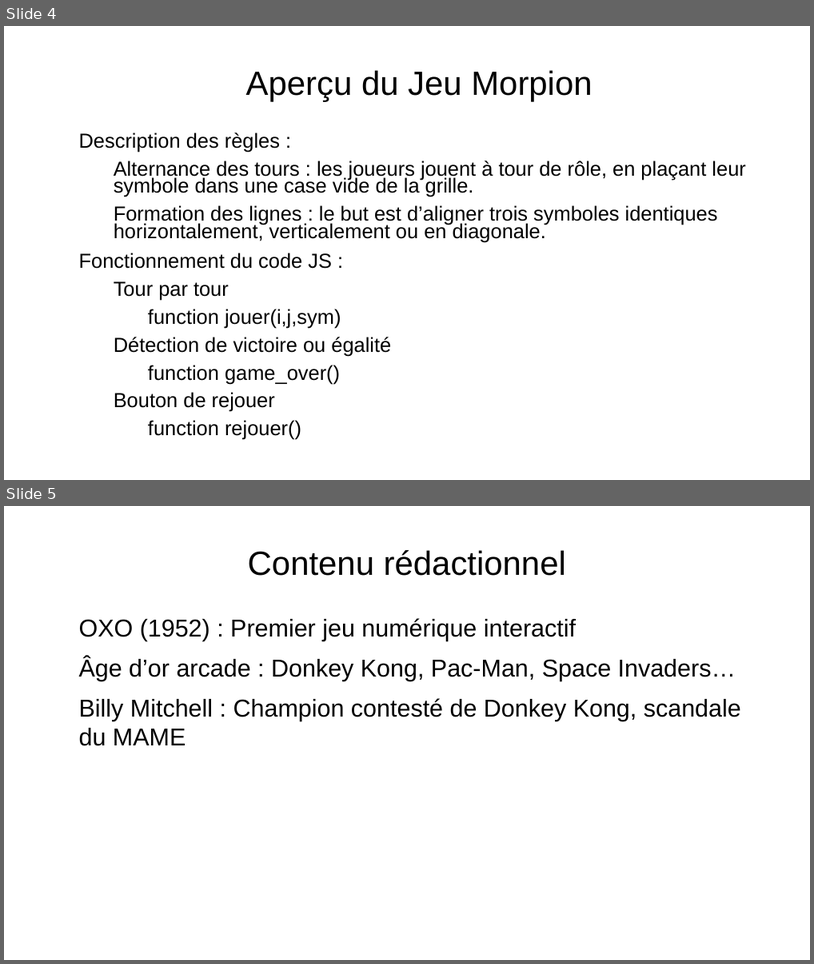
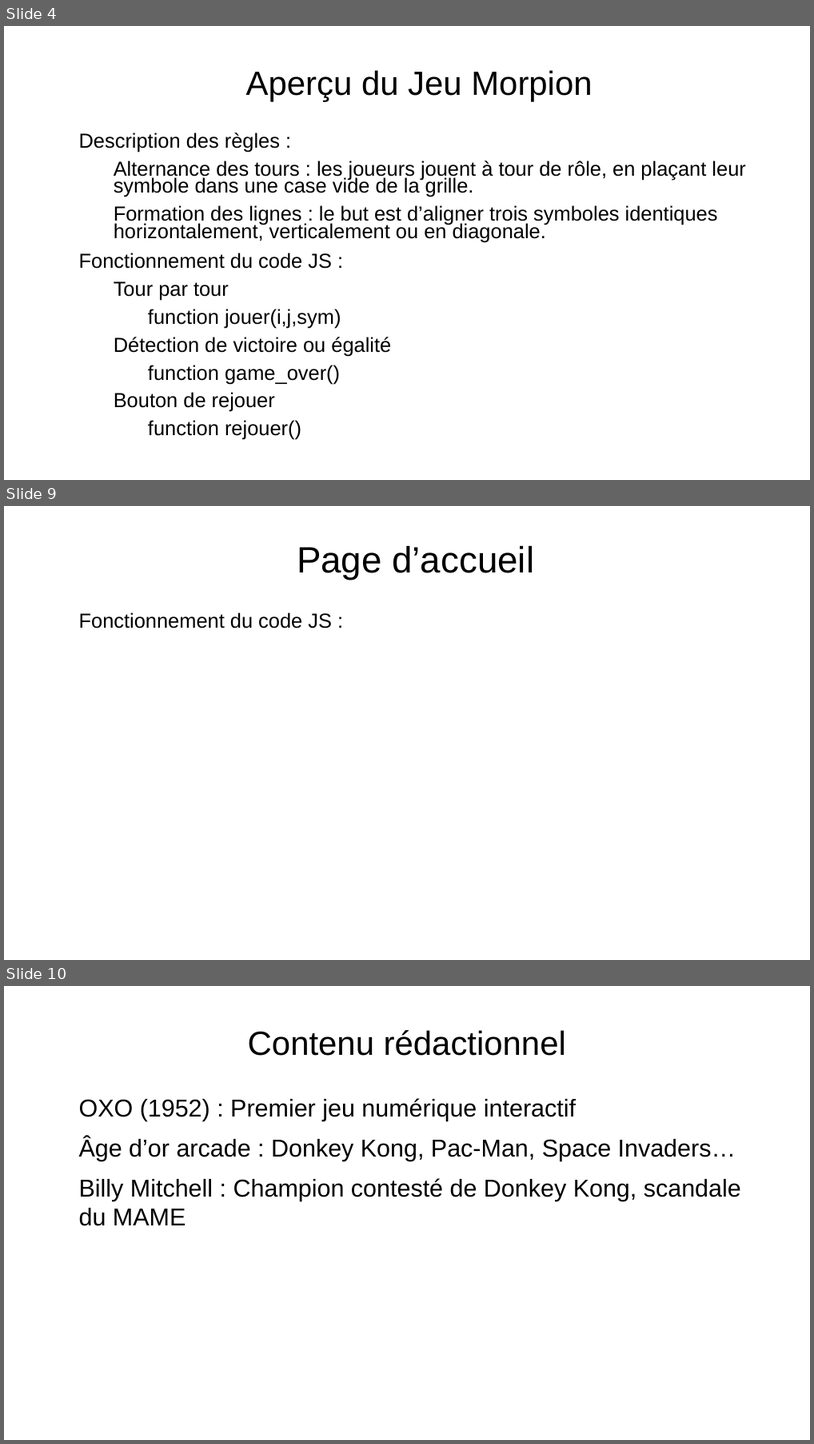
Before and after one commit to Cboukhal/projet_groupe, a slide deck: Camil/powerpoint/powerpoint_prototype.odp. Shown one above the other, each under a label of ours: slides 4 and 5 before the commit, slides 4, 9 and 10 after it; the slides between them are not shown. The pictures are 814x964 and 814x1444 pixels, drawn with LibreOffice and Linux fonts; fonts in the diff are those of the drawing; background and template pictures are left out. Boxes give left, top, right and bottom in pixels: in the first picture for what was removed or moved away, otherwise in the second. Text is boxed around its words. In the diff, an @@ line names an element or a change of style, - is before the commit and + after.

```diff
--- a/Camil/powerpoint/powerpoint_prototype.odp
+++ b/Camil/powerpoint/powerpoint_prototype.odp
@@ slide 9 added at box(4, 506, 810, 960), background picture (left out) @@
@@ title added at box(297, 546, 534, 580), 36 pt, text #000000 @@
+● Page d’accueil
@@ text added at box(79, 612, 332, 628), 20 pt, text #000000 @@
+● Fonctionnement du code JS :
@@ what was slide 5 is now slide 10 @@
```
Also in this commit, not shown: 2 slides changed, 5 other slides added, 1 slide removed.
